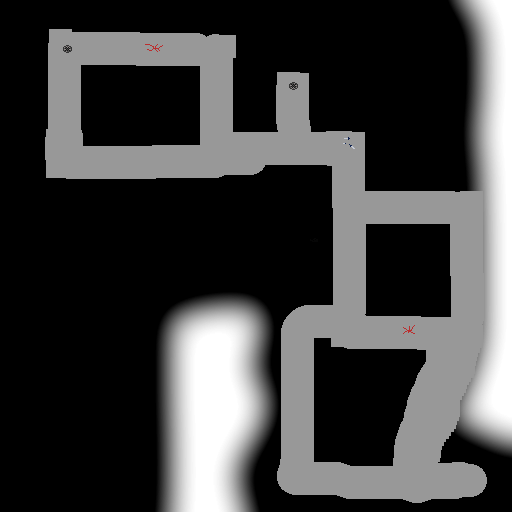
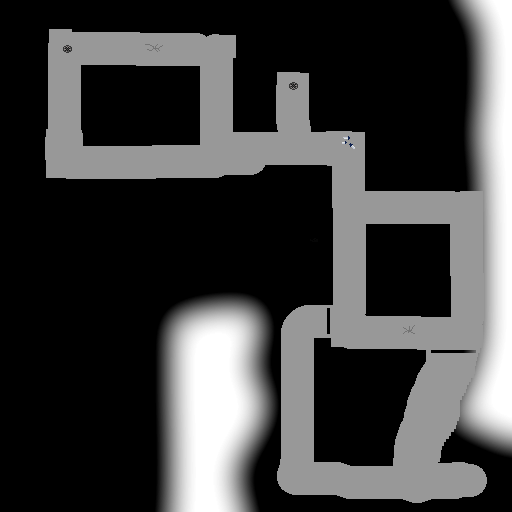
Two versions of the same layered image (512×512). Layer-by-layer changes:
painted on "marks" over <box>145,44,415,334</box>
painted on "roads" over <box>327,308,476,353</box>
